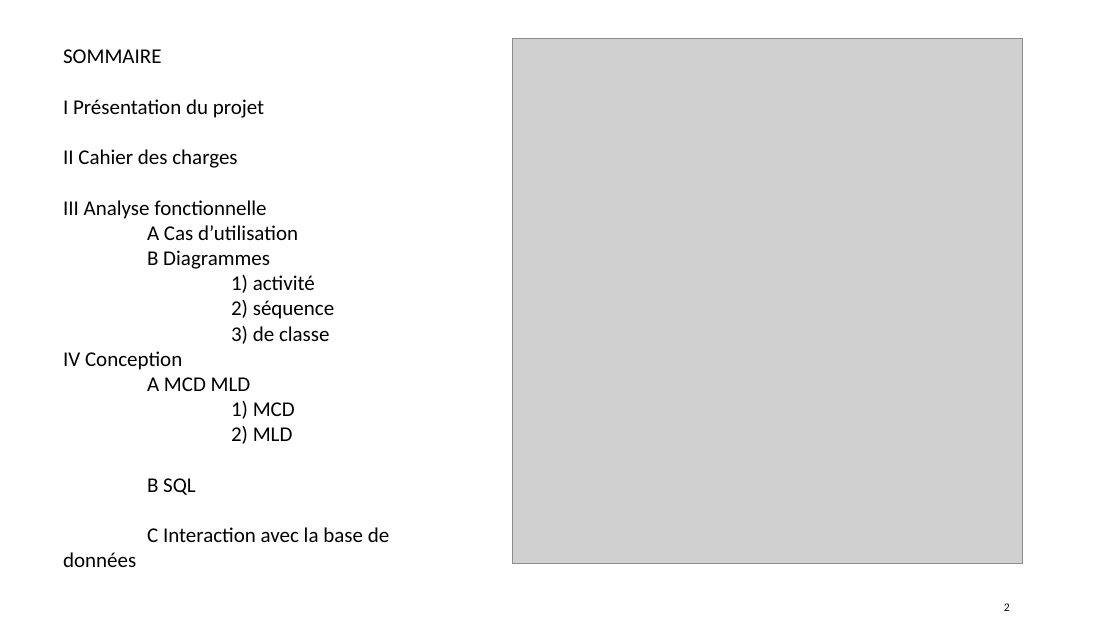
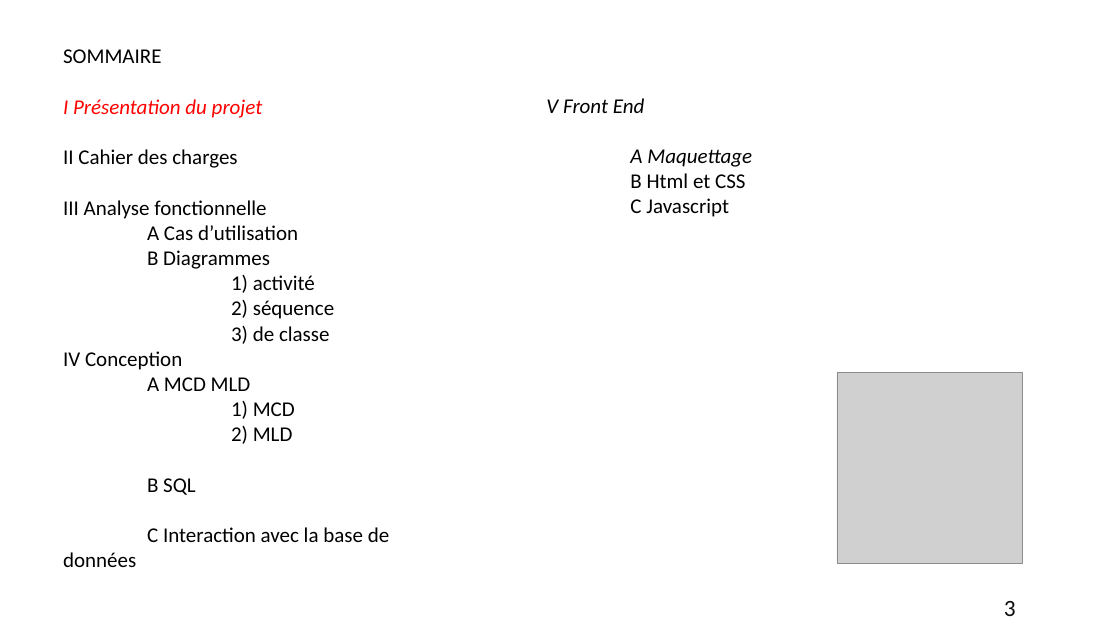
Before and after one commit to Laurette2032/REA, a slide deck: slide 3 of REA 1/Présentation Projet personnel_V2.pptx (slide 2 before the commit). Drawn at 1120x630 pixels with LibreOffice and Linux fonts; fonts in the diff are those of the drawing; grey boxes stand for pictures. Boxes give left, top, right and bottom in pixels: in the first picture for what was removed or moved away, otherwise in the second. Text is boxed around its words. In the diff, an @@ line names an element or a change of style, - is before the commit and + after.

```diff
--- a/REA 1/Présentation Projet personnel_V2.pptx
+++ b/REA 1/Présentation Projet personnel_V2.pptx
@@ picture removed at [513,39,1023,564] @@
@@ text at [63,99,263,118]: text colour #000000 to #FF0000, italic on in "I Présentation du projet" @@
@@ text added at [546,98,752,217], 18 pt, text #000000 @@
+V Front End
+A Maquettage
+B Html et CSS
+C Javascript
@@ picture added at [837,373,1023,565] @@
@@ page number at [1004,601,1016,616]: text changed; size 10 to 20 pt @@
-2
+3
```
Also in this commit, not shown: 14 other slides changed, 19 slides added, 1 slide removed, 27 other files.
